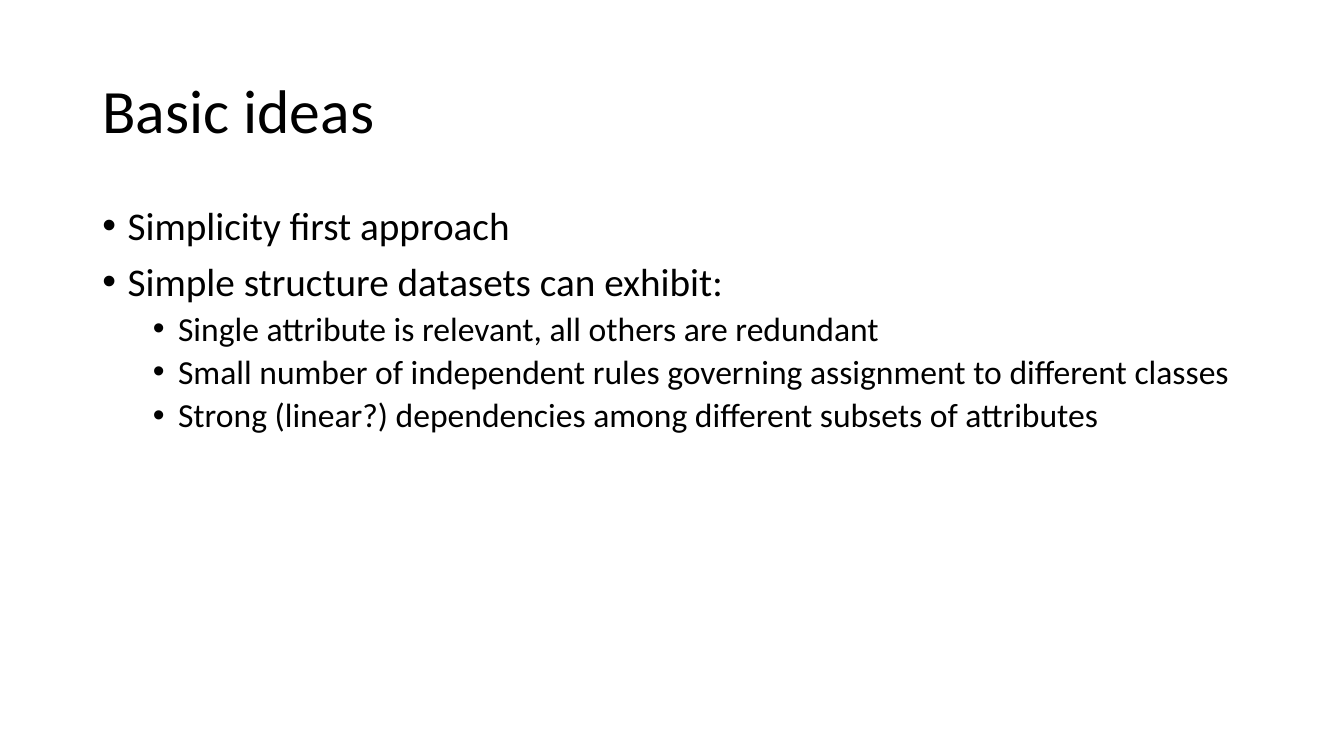
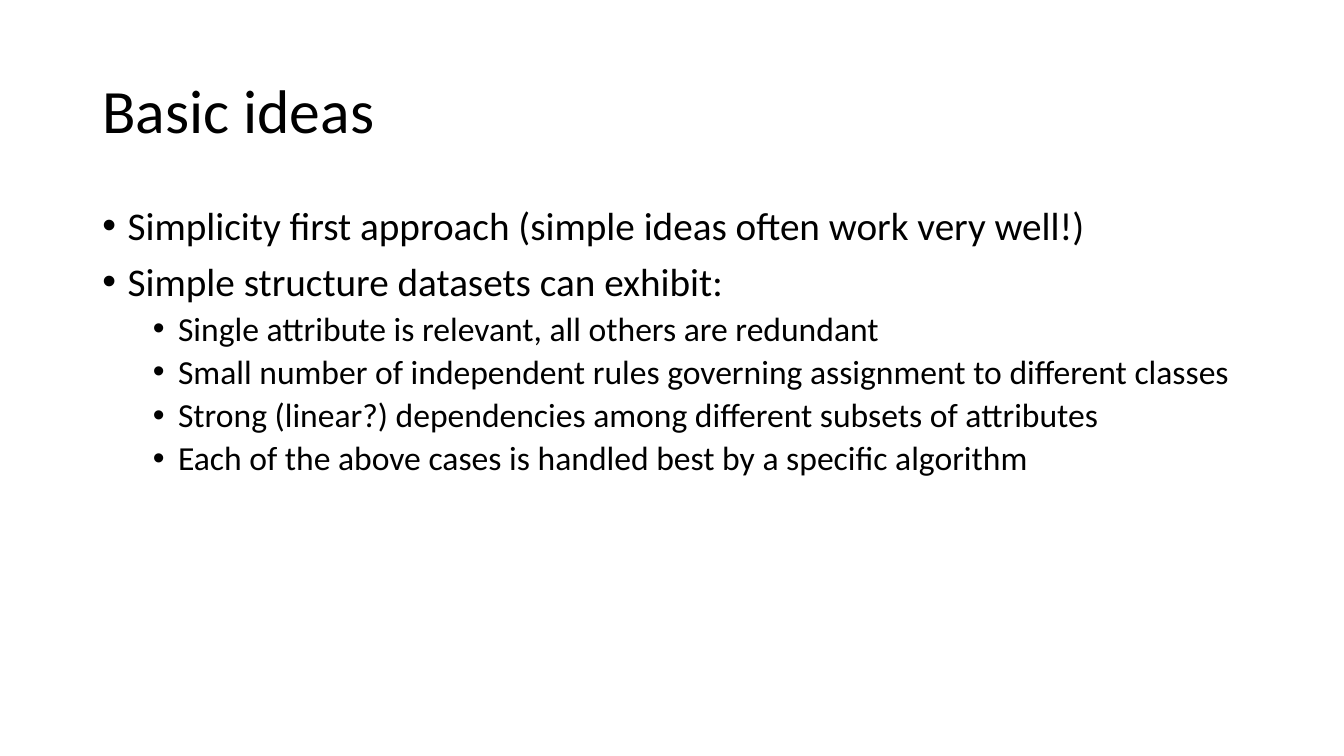
Before and after one commit to russellu/cs405, a slide deck: slide 4 of Lecture_04.pptx (slide 3 before the commit). Drawn at 1344x756 pixels with LibreOffice and Linux fonts; fonts in the diff are those of the drawing. Boxes give left, top, right and bottom in pixels: in the first picture for what was removed or moved away, otherwise in the second. Text is boxed around its words. In the diff, an @@ line names an element or a change of style, - is before the commit and + after.

Commit message:
Add

```diff
--- a/Lecture_04.pptx
+++ b/Lecture_04.pptx
@@ text at (128, 211, 1085, 247): text changed @@
-• Simplicity first approach
+• Simplicity first approach (simple ideas often work very well!)
@@ text at (178, 446, 1027, 476): paragraph added @@
+  • Each of the above cases is handled best by a specific algorithm
```
Also in this commit, not shown: 19 slides added.
